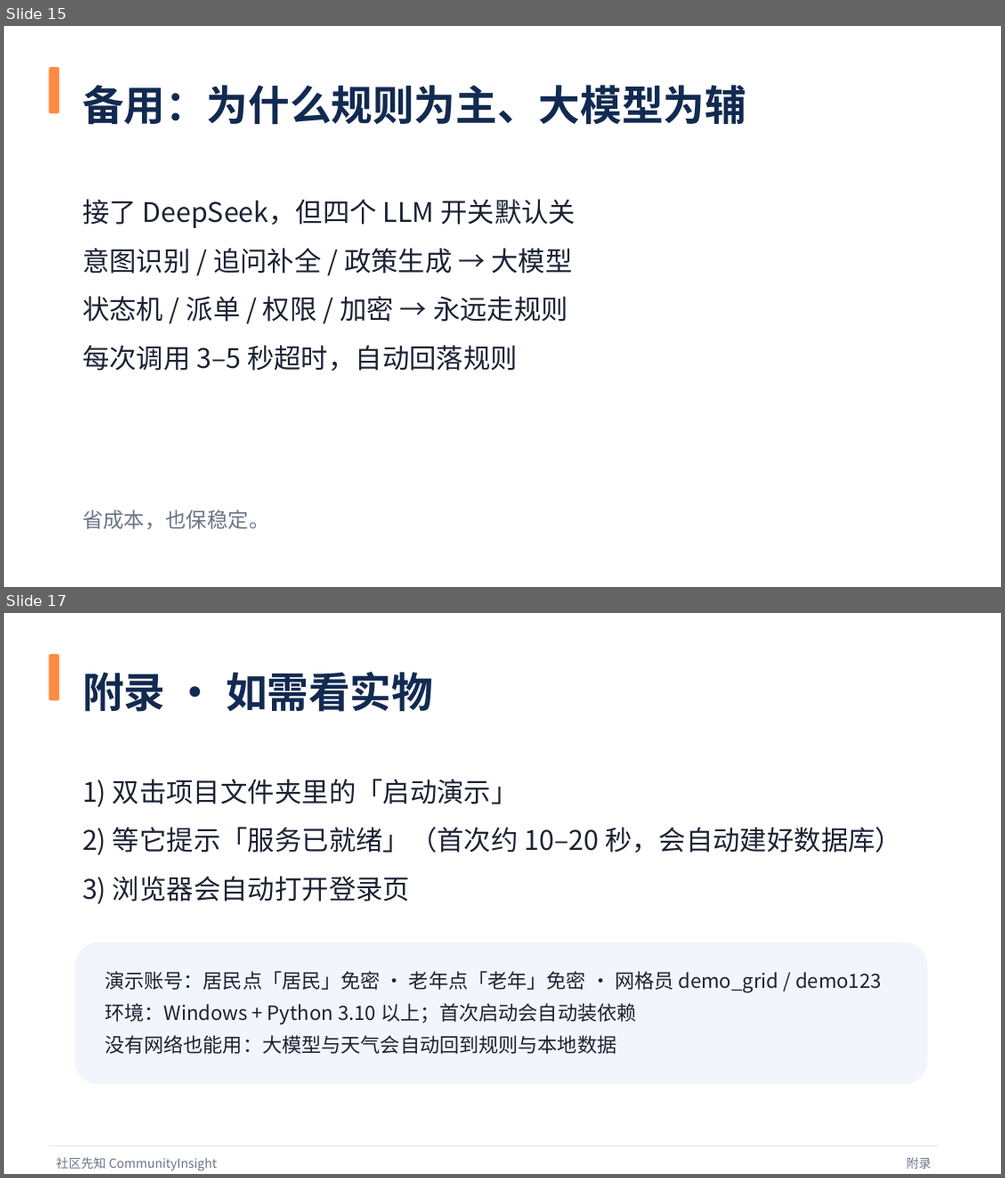
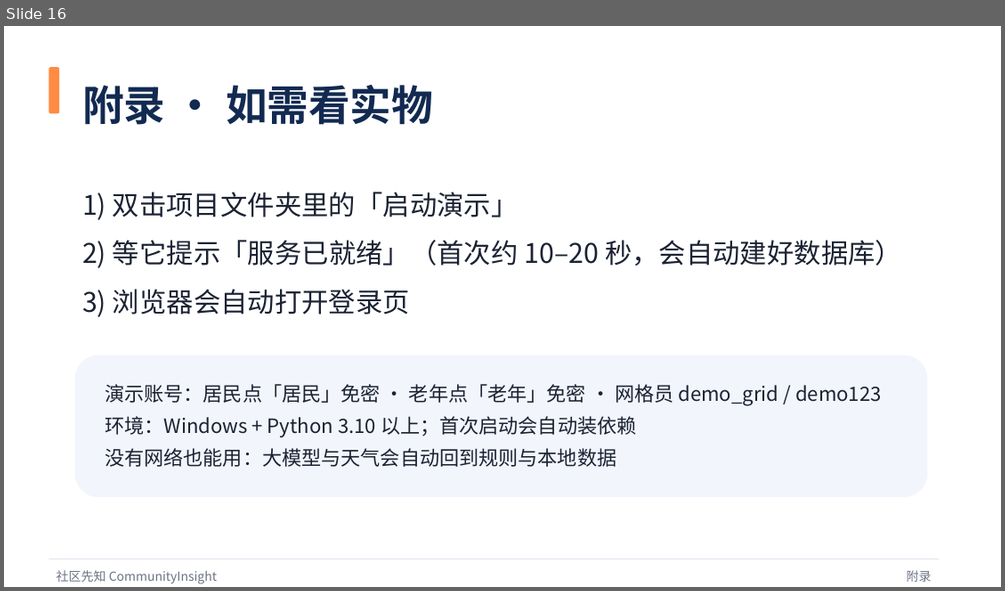
Before and after one commit to woshuofengsu/campus-insight-agent, a slide deck: docs/competition/9月22日路演-社区先知.pptx. Shown one above the other, each under a label of ours: slides 15 and 17 before the commit, slide 16 after it; the slides between them are not shown. The pictures are 1005x1178 and 1005x591 pixels, drawn with LibreOffice and Linux fonts; fonts in the diff are those of the drawing. Boxes give left, top, right and bottom in pixels: in the first picture for what was removed or moved away, otherwise in the second. Text is boxed around its words. In the diff, an @@ line names an element or a change of style, - is before the commit and + after.

```diff
--- a/docs/competition/9月22日路演-社区先知.pptx
+++ b/docs/competition/9月22日路演-社区先知.pptx
@@ slide 15 removed at (x1=4, y1=26, x2=1001, y2=587), background #FFFFFF @@
@@ rounded rectangle removed at (x1=48, y1=67, x2=59, y2=113) @@
@@ text removed at (x1=82, y1=85, x2=746, y2=125) @@
-备用：为什么规则为主、大模型为辅
@@ text removed at (x1=82, y1=199, x2=575, y2=370) @@
-接了 DeepSeek，但四个 LLM 开关默认关
-意图识别 / 追问补全 / 政策生成 → 大模型
-状态机 / 派单 / 权限 / 加密 → 永远走规则
-每次调用 3–5 秒超时，自动回落规则
@@ text removed at (x1=82, y1=509, x2=269, y2=529) @@
-省成本，也保稳定。
@@ what was slide 17 is now slide 16 @@
```
Also in this commit, not shown: 14 slides changed, 1 slide added, 1 other slide removed, 8 other files.
